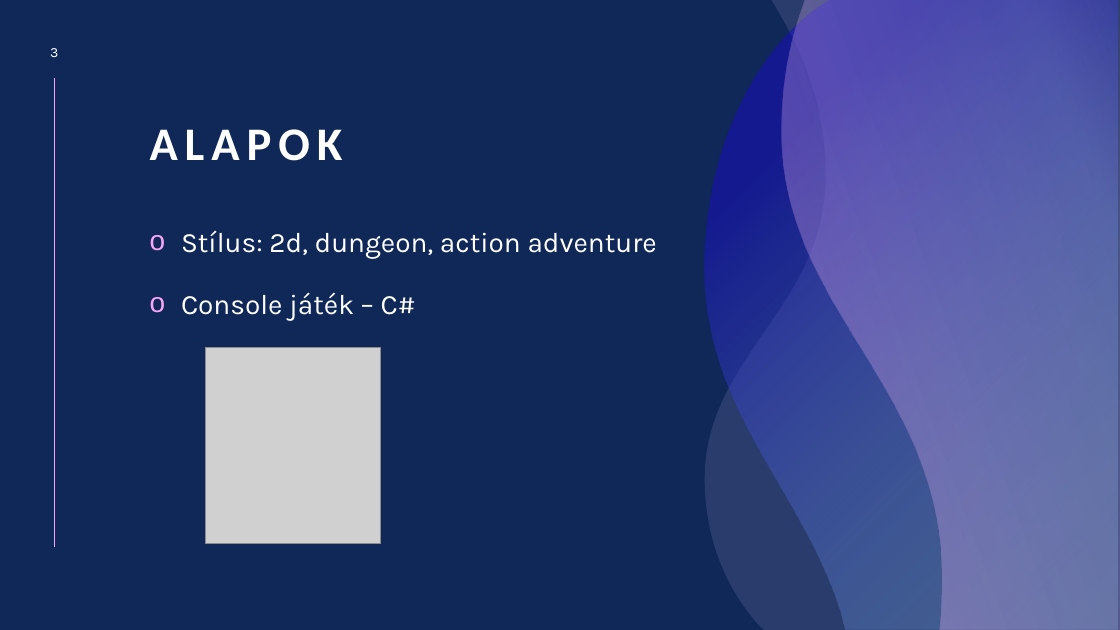
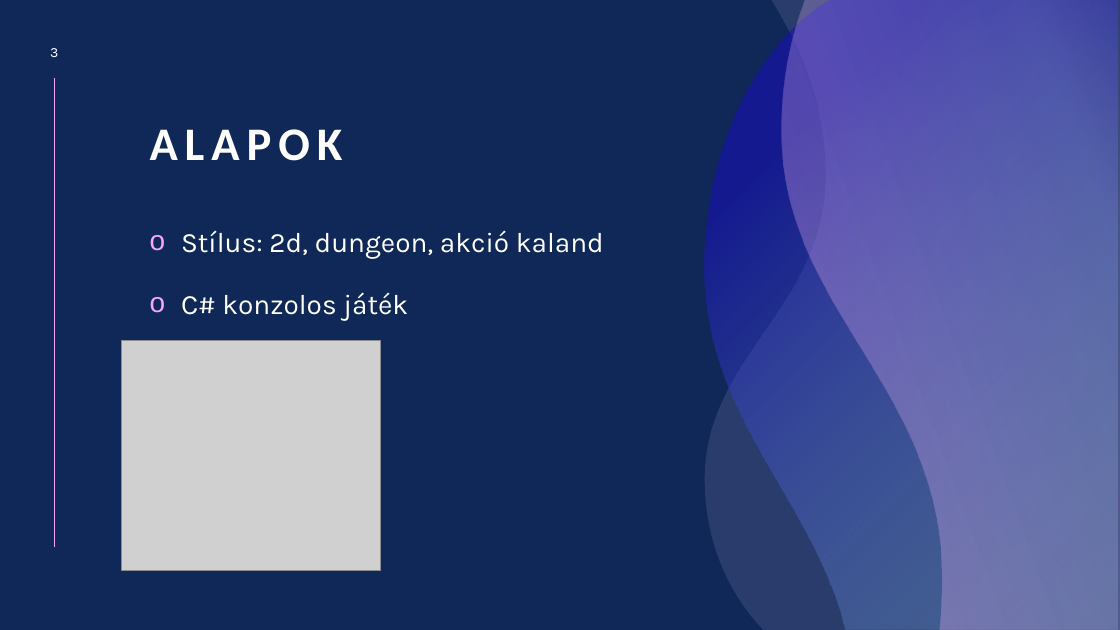
Before and after one commit to baloghdaniel654/11_SZFT3_BaloghDaniel_ErdelyiBalazs_KalmanDaniel_projekt3, a slide deck: slide 3 of IKT_jatek_bemutato.pptx. Drawn at 1120x630 pixels with LibreOffice and Linux fonts; fonts in the diff are those of the drawing; grey boxes stand for pictures. Boxes give left, top, right and bottom in pixels: in the first picture for what was removed or moved away, otherwise in the second. Text is boxed around its words. In the diff, an @@ line names an element or a change of style, - is before the commit and + after.

```diff
--- a/IKT_jatek_bemutato.pptx
+++ b/IKT_jatek_bemutato.pptx
@@ text at [181,230,604,320]: text changed @@
-o Stílus: 2d, dungeon, action adventure
-o Console játék – C#
+o Stílus: 2d, dungeon, akció kaland
+o C# konzolos játék
@@ picture: place and size @@
-picture at [206,347,381,544]
+picture at [122,340,381,570]
```
Also in this commit, not shown: 8 other slides changed, 2 slides removed.
